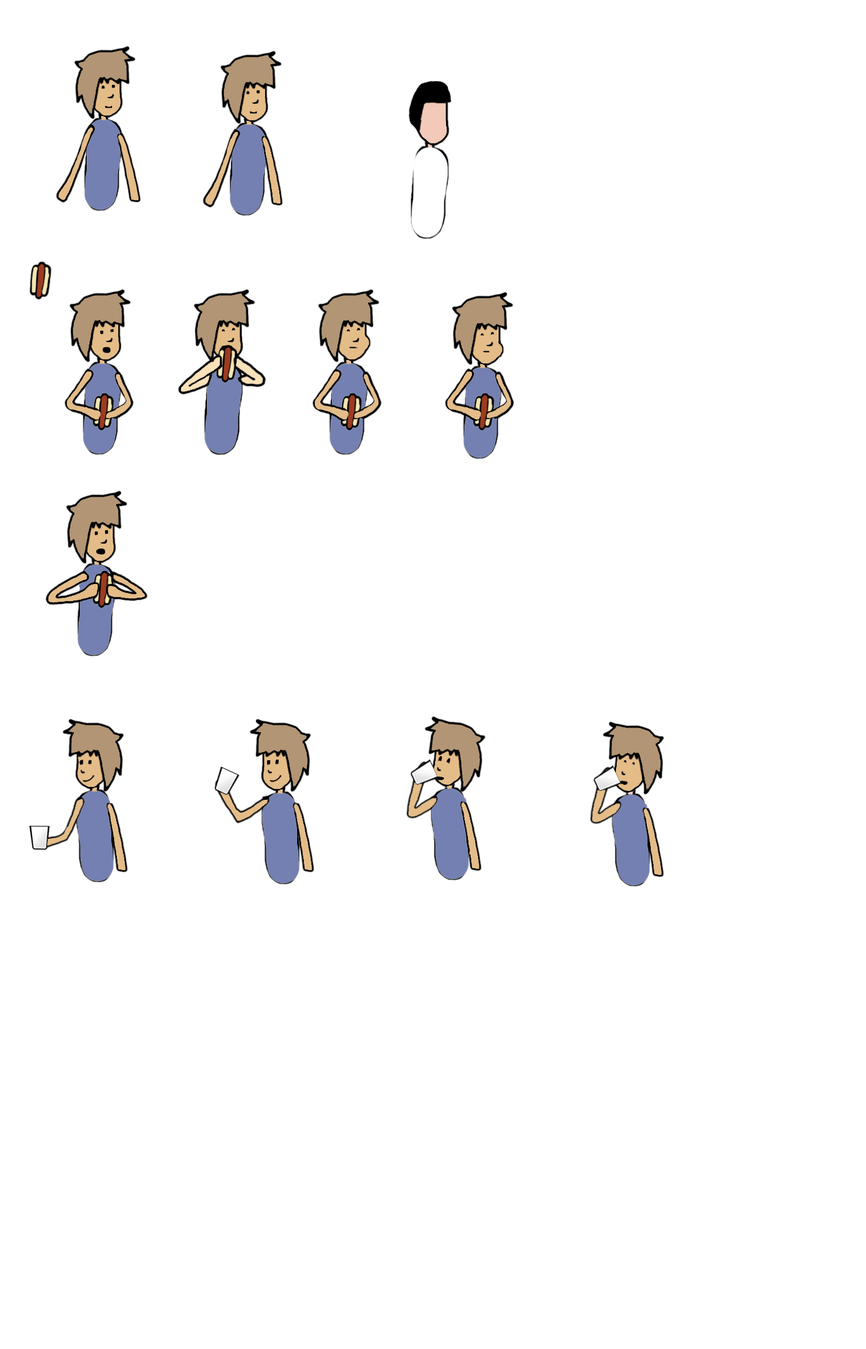
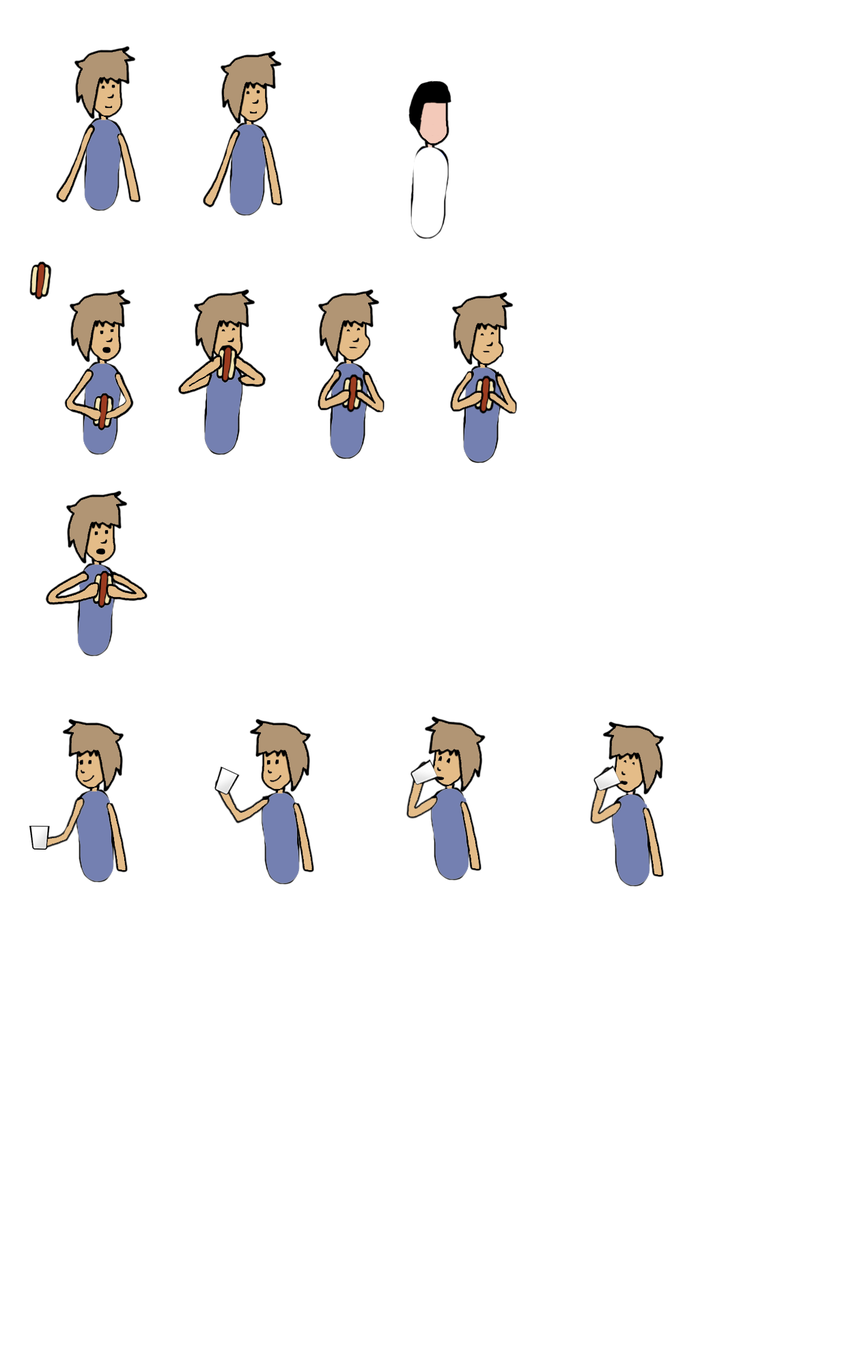
Two versions of the same layered image (866 x 1349). Layer-by-layer changes:
added layer "Layer 45" above "Layer 44" over <box>449,370,517,414</box>
added layer "Layer 44" above "Layer 43" over <box>473,374,497,414</box>
added layer "Layer 43" above "Layer 42" over <box>317,368,385,413</box>
added layer "Layer 42" above "Layer 47" over <box>341,373,364,413</box>
added layer "Layer 47" above "Layer 46" over <box>454,398,502,463</box>
added layer "Layer 46" above "Burp" over <box>321,394,369,459</box>
painted on "Burp" over <box>180,356,515,460</box>
